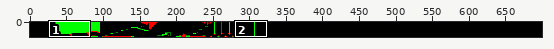
Two versions of one sprite sheet, src/lx/ledgeo/maps/Level2.png. Above, an overview of the earlier version with the close-up marked.
Close-up. Earlier state:
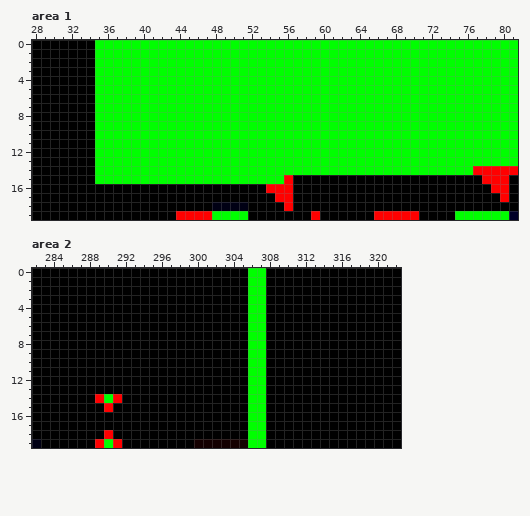
The file is 700x20 pixels. Shown: area 1: x 28..81, y 0..19; area 2: x 282..322, y 0..19.
Once edited:
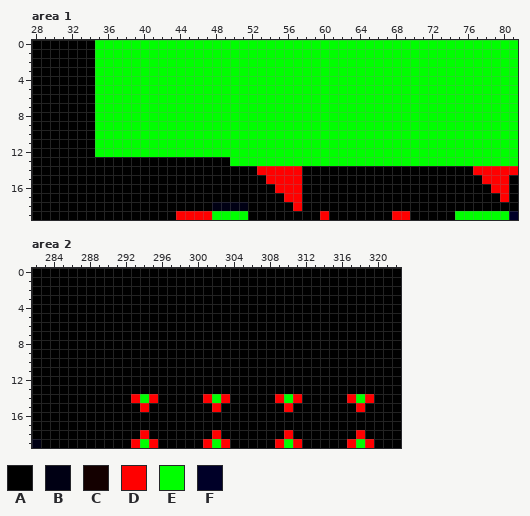
Palette (. is transparent): A #000000  B #000014  C #140000  D #ff0000  E #00ff00  F #000028
Diff:
{"where": "area 1"}
{"y":13,"x":35,"old":"EEEEEEEEEEEEEEE","new":"AAAAAAAAAAAAAAA"}
{"y":14,"x":35,"old":"EEEEEEEEEEEEEEEEEEEEEEEEEEEEEEEEEEEEEEEEEE","new":"AAAAAAAAAAAAAAAAAADDDDDAAAAAAAAAAAAAAAAAAA"}
{"y":15,"x":35,"old":"EEEEEEEEEEEEEEEEEEEEE","new":"AAAAAAAAAAAAAAAAAAADD"}
{"y":15,"x":57,"old":"A","new":"D"}
{"y":16,"x":54,"old":"D","new":"A"}
{"y":16,"x":57,"old":"A","new":"D"}
{"y":17,"x":55,"old":"D","new":"A"}
{"y":17,"x":57,"old":"A","new":"D"}
{"y":18,"x":56,"old":"DA","new":"AD"}
{"y":19,"x":59,"old":"DA","new":"AD"}
{"y":19,"x":66,"old":"DD","new":"AA"}
{"y":19,"x":70,"old":"D","new":"A"}
{"where": "area 2"}
{"y":0,"x":306,"old":"EE","new":"AA"}
{"y":1,"x":306,"old":"EE","new":"AA"}
{"y":2,"x":306,"old":"EE","new":"AA"}
{"y":3,"x":306,"old":"EE","new":"AA"}
{"y":4,"x":306,"old":"EE","new":"AA"}
{"y":5,"x":306,"old":"EE","new":"AA"}
{"y":6,"x":306,"old":"EE","new":"AA"}
{"y":7,"x":306,"old":"EE","new":"AA"}
{"y":8,"x":306,"old":"EE","new":"AA"}
{"y":9,"x":306,"old":"EE","new":"AA"}
{"y":10,"x":306,"old":"EE","new":"AA"}
{"y":11,"x":306,"old":"EE","new":"AA"}
{"y":12,"x":306,"old":"EE","new":"AA"}
{"y":13,"x":306,"old":"EE","new":"AA"}
{"y":14,"x":289,"old":"DED","new":"AAA"}
{"y":14,"x":293,"old":"AAA","new":"DED"}
{"y":14,"x":301,"old":"AAA","new":"DED"}
{"y":14,"x":306,"old":"EE","new":"AA"}
{"y":14,"x":309,"old":"AAA","new":"DED"}
{"y":14,"x":317,"old":"AAA","new":"DED"}
{"y":15,"x":290,"old":"D","new":"A"}
{"y":15,"x":294,"old":"A","new":"D"}
{"y":15,"x":302,"old":"A","new":"D"}
{"y":15,"x":306,"old":"EE","new":"AA"}
{"y":15,"x":310,"old":"A","new":"D"}
{"y":15,"x":318,"old":"A","new":"D"}
{"y":16,"x":306,"old":"EE","new":"AA"}
{"y":17,"x":306,"old":"EE","new":"AA"}
{"y":18,"x":290,"old":"D","new":"A"}
{"y":18,"x":294,"old":"A","new":"D"}
{"y":18,"x":302,"old":"A","new":"D"}
{"y":18,"x":306,"old":"EE","new":"AA"}
{"y":18,"x":310,"old":"A","new":"D"}
{"y":18,"x":318,"old":"A","new":"D"}
{"y":19,"x":289,"old":"DED","new":"AAA"}
{"y":19,"x":293,"old":"AAA","new":"DED"}
{"y":19,"x":300,"old":"CCCCCCEE","new":"ADEDAAAA"}
{"y":19,"x":309,"old":"AAA","new":"DED"}
{"y":19,"x":317,"old":"AAA","new":"DED"}
